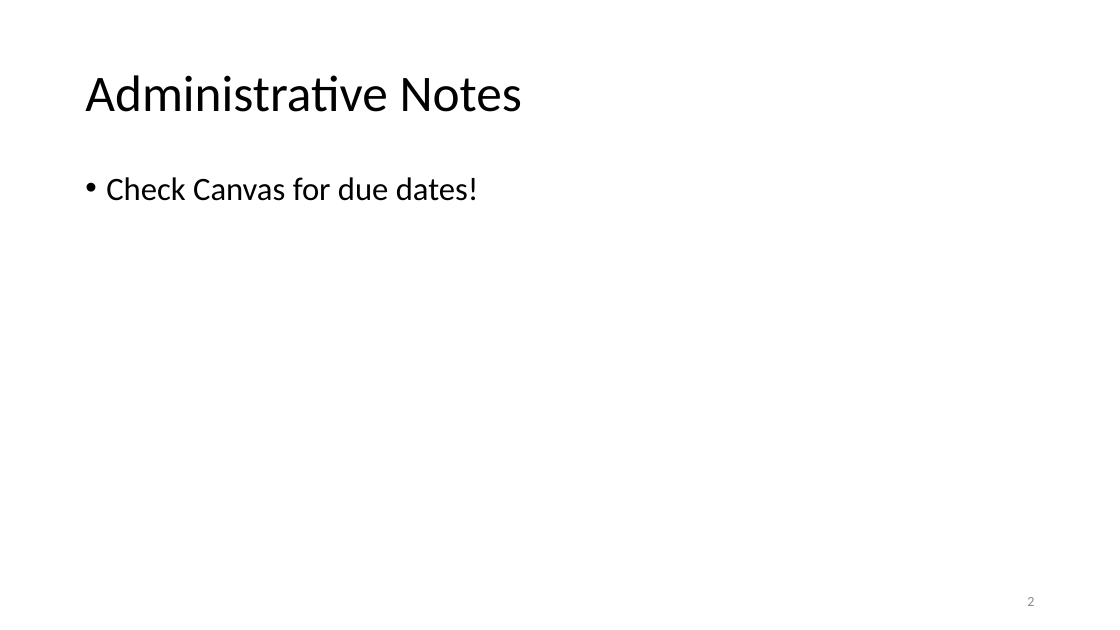
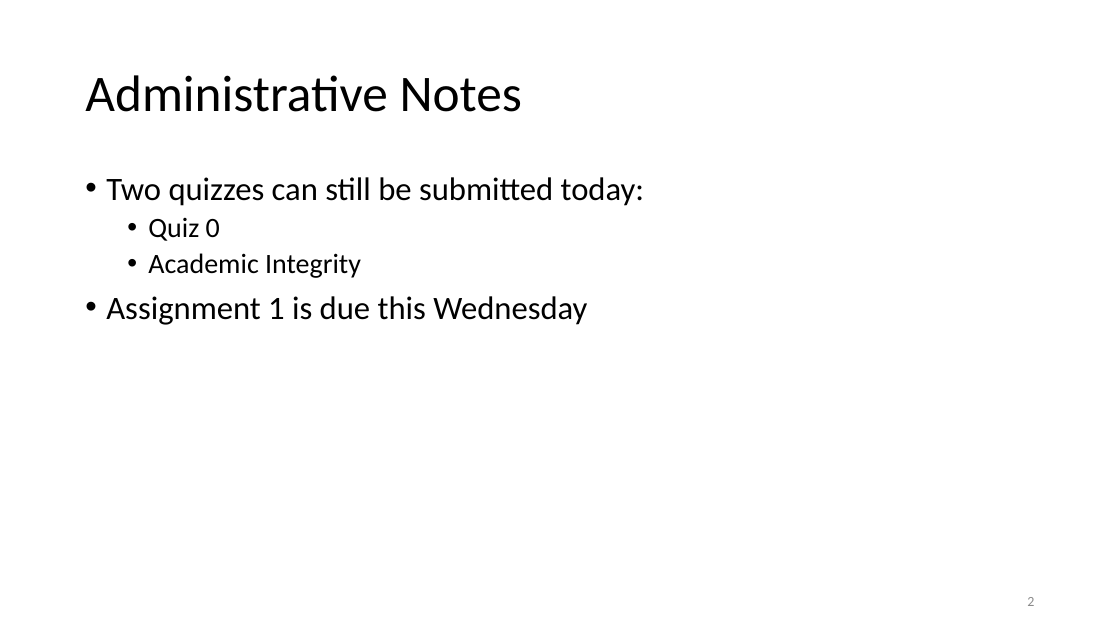
Before and after one commit to tjd1234/cmpt135spring2024, a slide deck: slide 2 of sample_code/week3/week3_cmpt135.pptx. Drawn at 1120x630 pixels with LibreOffice and Linux fonts; fonts in the diff are those of the drawing. Boxes give left, top, right and bottom in pixels: in the first picture for what was removed or moved away, otherwise in the second. Text is boxed around its words. In the diff, an @@ line names an element or a change of style, - is before the commit and + after.

```diff
--- a/sample_code/week3/week3_cmpt135.pptx
+++ b/sample_code/week3/week3_cmpt135.pptx
@@ text at (106,177,644,325): text changed @@
-• Check Canvas for due dates!
+• Two quizzes can still be submitted today:
+  • Quiz 0
+  • Academic Integrity
+• Assignment 1 is due this Wednesday
```
Also in this commit, not shown: 8 other slides changed, 6 slides added, 3 other files.
